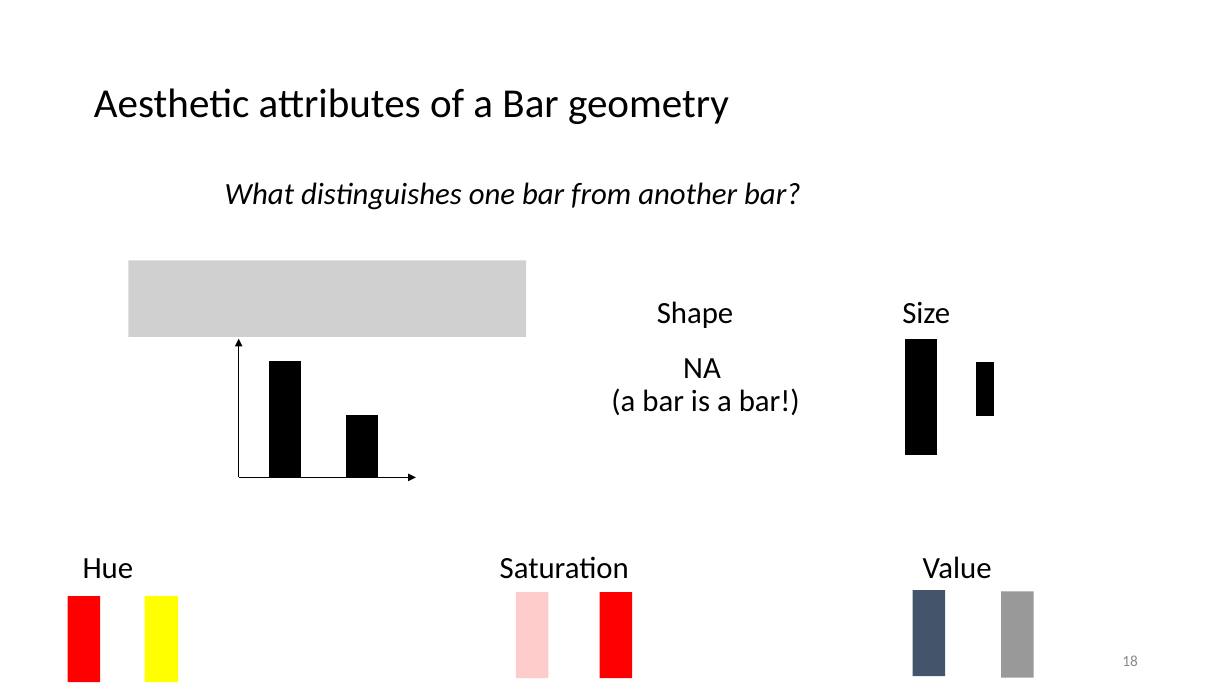
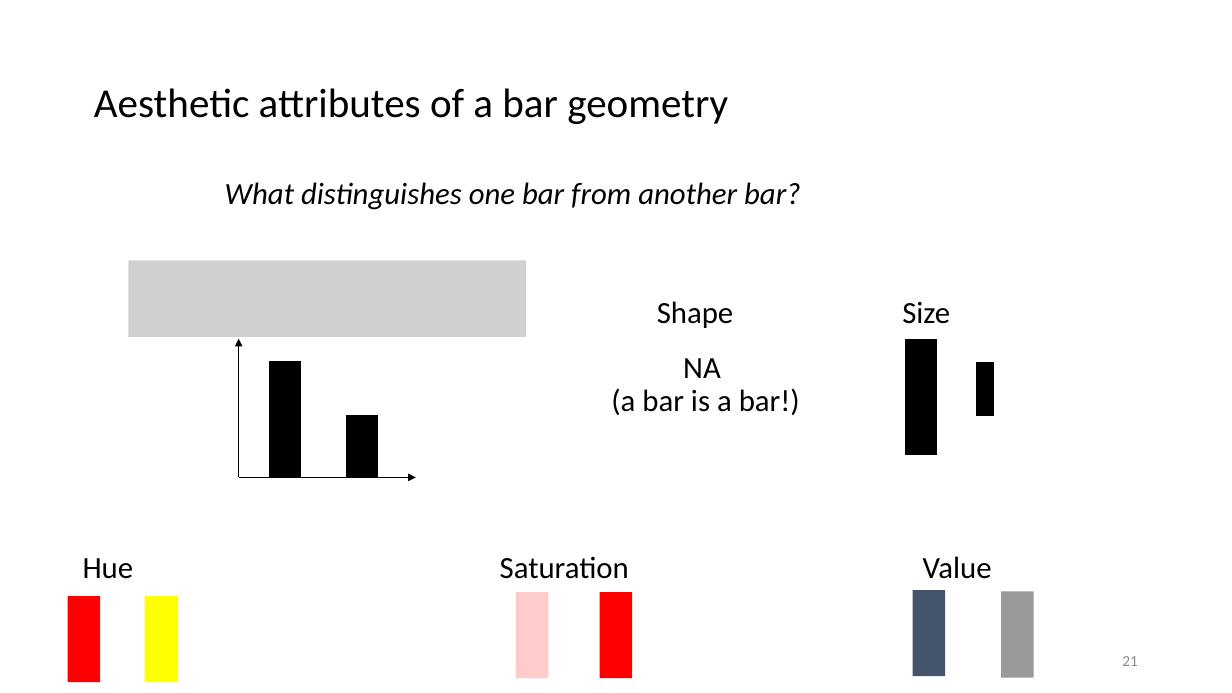
Before and after one commit to WSU-DataScience/USCOTS19_workshop, a slide deck: slide 21 of block_2_data_visualization/DSCI310_Course.pptx (slide 18 before the commit). Drawn at 1232x693 pixels with LibreOffice and Linux fonts; fonts in the diff are those of the drawing; grey boxes stand for pictures. Boxes give left, top, right and bottom in pixels: in the first picture for what was removed or moved away, otherwise in the second. Text is boxed around its words. In the diff, an @@ line names an element or a change of style, - is before the commit and + after.

```diff
--- a/block_2_data_visualization/DSCI310_Course.pptx
+++ b/block_2_data_visualization/DSCI310_Course.pptx
@@ title at (94, 88, 728, 124): text changed @@
-Aesthetic attributes of a Bar geometry
+Aesthetic attributes of a bar geometry
@@ page number at (1122, 656, 1138, 666): text changed @@
-18
+21
```
Also in this commit, not shown: 4 other slides changed, 4 slides added, 1 slide removed, 2 other files.
